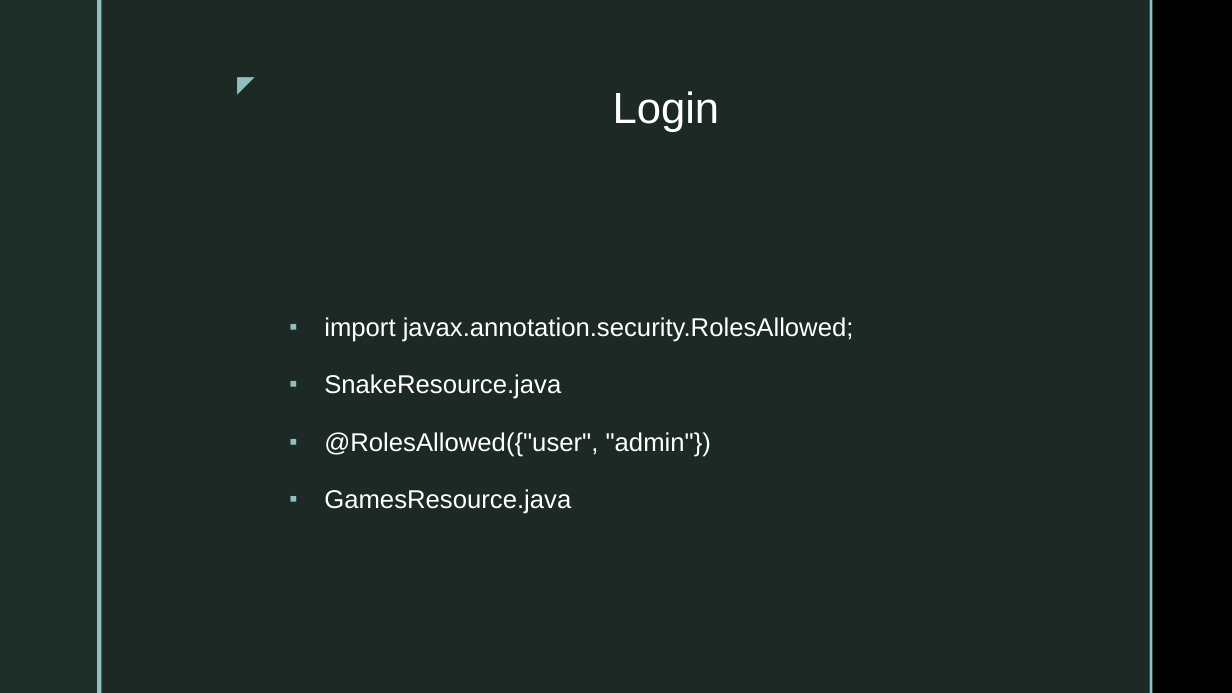
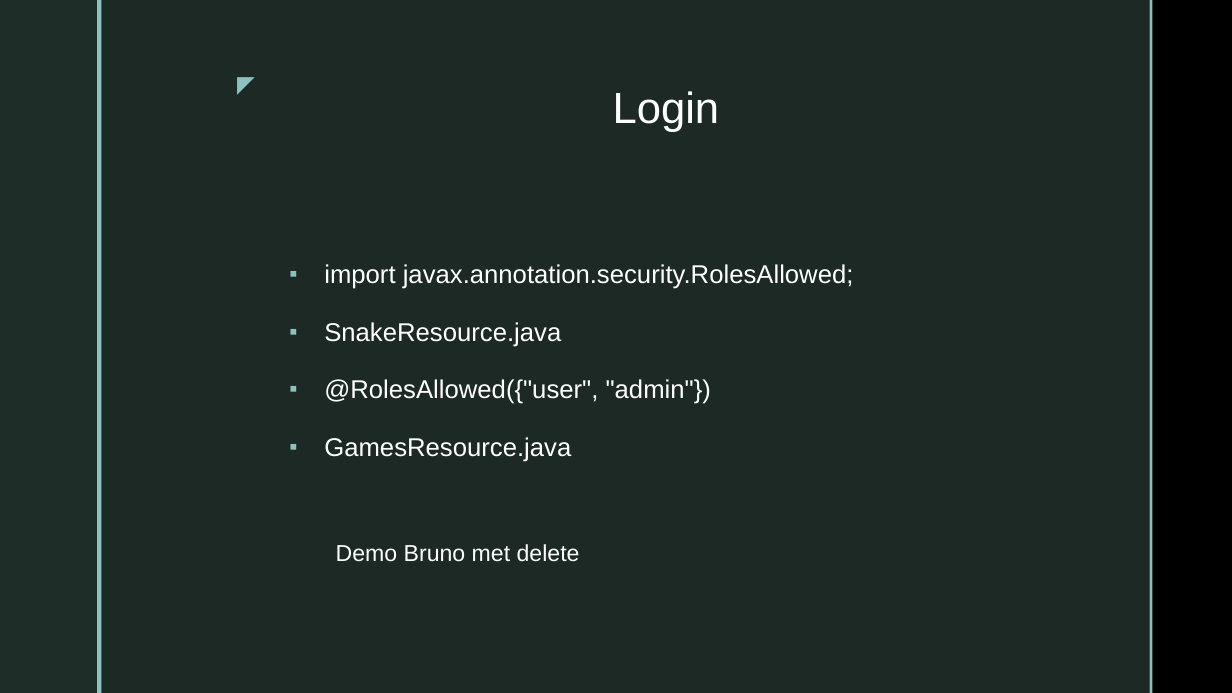
Before and after one commit to LeroyAndrade/BattleSnake, a slide deck: slide 11 of Presentatie1.pptx (slide 12 before the commit). Drawn at 1232x693 pixels with LibreOffice and Linux fonts; fonts in the diff are those of the drawing; background and template pictures are left out. Boxes give left, top, right and bottom in pixels: in the first picture for what was removed or moved away, otherwise in the second. Text is boxed around its words. In the diff, an @@ line names an element or a change of style, - is before the commit and + after.

```diff
--- a/Presentatie1.pptx
+++ b/Presentatie1.pptx
@@ text at [336, 544, 580, 562]: paragraph added @@
+  Demo Bruno met delete
```
Also in this commit, not shown: 3 other slides changed, 1 slide added, 2 slides removed, 9 other files.
